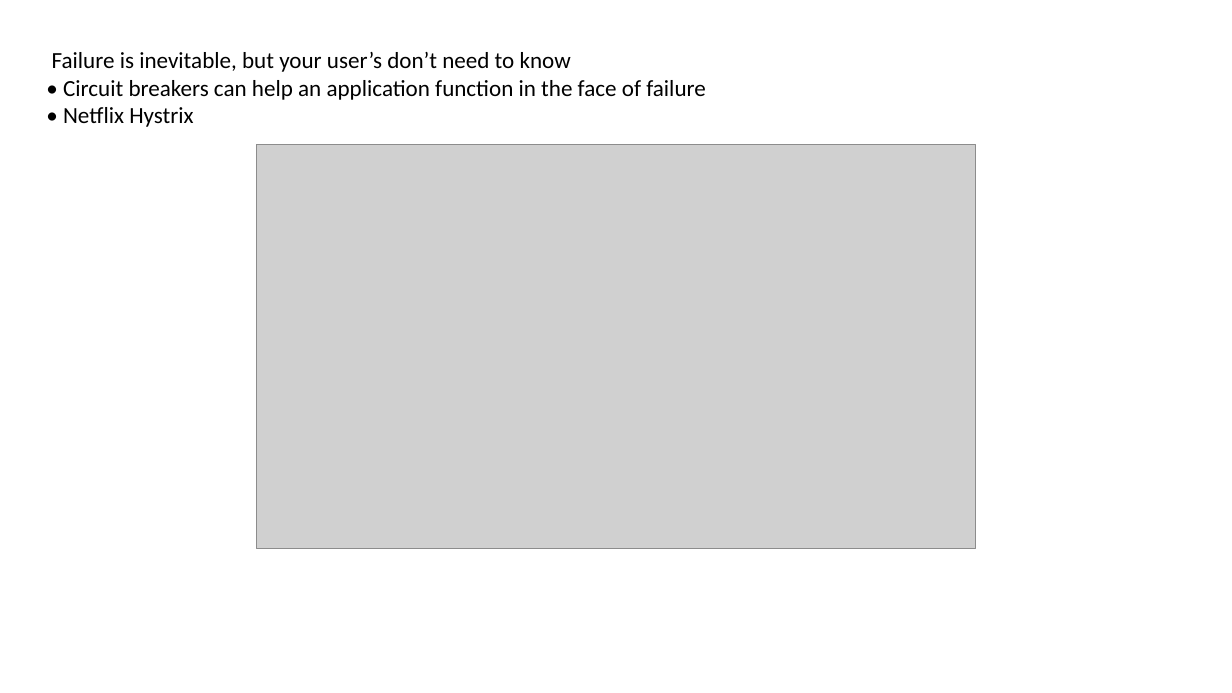
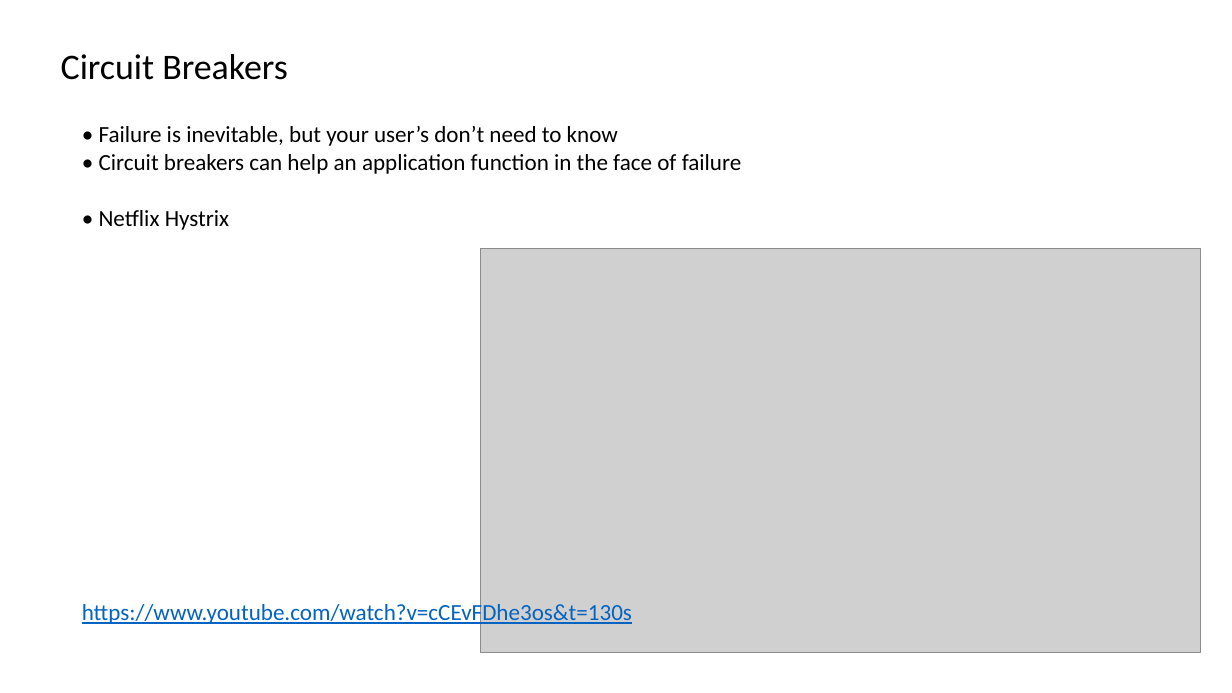
Before and after one commit to kundankumarjha/springclouddemo, a slide deck: slide 10 of SpringCloud.pptx (slide 9 before the commit). Drawn at 1232x693 pixels with LibreOffice and Linux fonts; fonts in the diff are those of the drawing; grey boxes stand for pictures. Boxes give left, top, right and bottom in pixels: in the first picture for what was removed or moved away, otherwise in the second. Text is boxed around its words. In the diff, an @@ line names an element or a change of style, - is before the commit and + after.

```diff
--- a/SpringCloud.pptx
+++ b/SpringCloud.pptx
@@ text added at [61,54,288,80], 28 pt, text #000000 @@
+Circuit Breakers
@@ text "• Failure is inevitable, but ...": place and size @@
-text "• Failure is inevitable, but ..." at [52,52,706,127]
+text "• Failure is inevitable, but ..." at [99,126,742,230]
@@ text at [99,126,618,146]: text changed @@
-Failure is inevitable, but your user’s don’t need to know
+• Failure is inevitable, but your user’s don’t need to know
@@ picture: place and size @@
-picture at [256,144,976,549]
+picture at [481,248,1201,653]
@@ text added at [82,601,632,627], 18 pt, text #0563C1, underline @@
+https://www.youtube.com/watch?v=cCEvFDhe3os&t=130s
```
Also in this commit, not shown: 8 other slides changed, 3 slides added, 1 slide removed.
